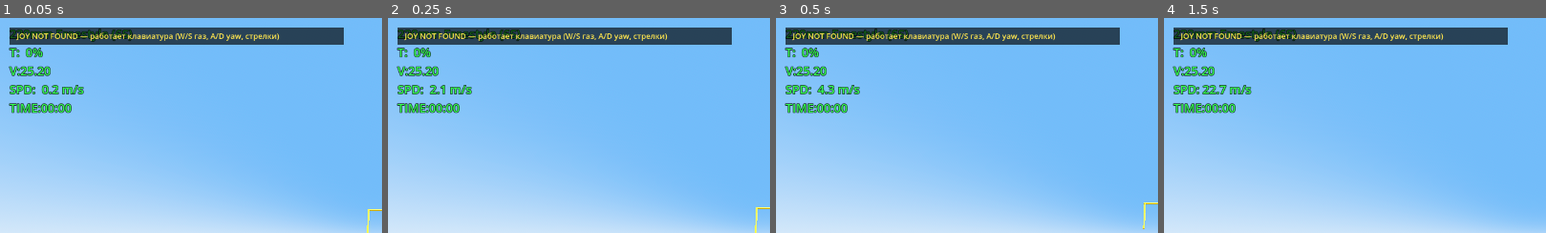
Above: before the commit, frames 1-4 (left to right).
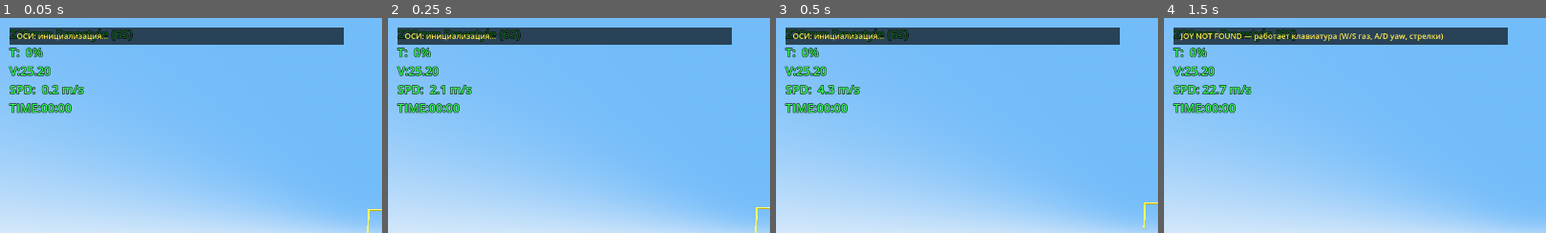
Above: after the commit, the same moments.

Repository: ocki45/fly-sim
Game: Godot game, scene res://scenes/main.tscn
Same seed, same stepped clock (60 frames per second), same inputs: the game is played once before the commit and once after it.
Inputs:
- Up to frame 1 (0.05 s): no input
- Up to frame 2 (0.25 s): no input
- Up to frame 3 (0.5 s): no input
- Up to frame 4 (1.5 s): hold D 0.53-1.28 s; hold S from 1.28 s (still down)
The pictures show only the part of the screen within x 0-50%, y 0-50%; the shares and areas given below are measured in that part.

The runs differ from the first frame. In frame 1, 1.2% of the frame differs, in the area x 4-74%, y 6-11%; in frame 2, 1.2%; in frame 3, 1.2%; in frame 4, nothing differs.

Commit message:
Fix joystick axis mapping and overlay rendering via auto-calibration and deferred initialization
- scenes/main.tscn: Add DebugCam node for external camera view; ensure RaceGate instance is correctly placed in scene tree.
- scripts/input/input_handler.gd: Implement _auto_calibrate() to read Linux sysfs (/sys/class/input/jsN/device/axes) and dynamically remap yaw/throttle/roll/pitch axes based on ABS codes; fix _ready() to trigger calibration after export values are applied; update default axis indices to match RadioMaster Pocket js0 layout (2,3,0,1).
- scripts/ui/stick_overlay.gd: Refactor axis debug panel to use cached lines updated every 0.5s instead of per-frame calculation; move InputHandler data retrieval to _process() to prevent parsing errors; ensure Control node anchors and visibility are set in _ready() to fix blank overlay issue.

Diff:
--- a/scenes/main.tscn
+++ b/scenes/main.tscn
@@ -131,6 +131,10 @@
 script = ExtResource("3_fpv_camera")
 drone = NodePath("..")
 
+[node name="DebugCam" type="Camera3D" parent="."]
+transform = Transform3D(1, 0, 0, 0, 0.923880, 0.382683, 0, -0.382683, 0.923880, 0, 3.0, 6.0)
+enabled = false
+
 [node name="OSD" type="CanvasLayer" parent="."]
 
 [node name="Label" type="Label" parent="OSD"]
--- a/scripts/input/input_handler.gd
+++ b/scripts/input/input_handler.gd
@@ -6,18 +6,22 @@
 # --- Маппинг осей RadioMaster Pocket (режим Joystick, /dev/input/js0) ---
 # ВАЖНО: на Linux маппинг осей зависит от режима передатчика (Mode 1/2/3/4),
 # прошивки и udev-правил — у разных владельцев Pocket оси НУМЕРУЮТСЯ ПО-РАЗНОМУ.
-# Теперь это @export переменные: меняются прямо в инспекторе Godot БЕЗ правки кода.
-# Как настроить за 1 минуту: запустите сцену main.tscn (F8) — вверху экрана появится
-# ДИАГНОСТИЧЕСКАЯ ПАНЕЛЬ со ВСЕМИ осями пульта. Подвигайте стики — вы увидите, какой
-# номер оси реагирует на yaw/throttle/roll/pitch, и впишите его в инспекторе.
-@export var axis_yaw: int = 0        # Левый стик горизонталь (Mode 2)
-@export var axis_throttle: int = 1   # Левый стик вертикаль (без пружины!)
-@export var axis_roll: int = 2       # Правый стик горизонталь
-@export var axis_pitch: int = 3      # Правый стик вертикаль
+# Это @export переменные: меняются прямо в инспекторе Godot БЕЗ правки кода.
+#
+# Дефолт подобран под ваш экземпляр по симптомам «перепутаны все каналы»:
+# у вас получилось циклическим сдвигом (yaw показывал roll, throttle — pitch и т.д.),
+# что типично для Pocket с js0: левый стик = оси 2/3, правый стик = оси 0/1.
+# Если после запуска оверлей показывает расхождение — просто поменяйте номера
+# в инспекторе узла InputHandler (диагностика осей на экране подскажет верные).
+@export var axis_yaw: int = 2        # Левый стик горизонталь
+@export var axis_throttle: int = 3   # Левый стик вертикаль (без пружины!)
+@export var axis_roll: int = 0       # Правый стик горизонталь
+@export var axis_pitch: int = 1      # Правый стик вертикаль
 
 # Инверсии ОСЕЙ «как есть» с аппаратуры (до обработки). Ставим галочку в инспекторе,
 # если конкретная ось на вашем экземпляре Pocket читается наоборот
-# (ориентир — диагностика: газ до упора ВВЕРХ должен давать ~ +1 после инверсии).
+# (ориентир — диагностика: газ до упора ВВЕРХ должен давать ~ +1 после инверсии,
+# точка на левом круге оверлея при этом идёт ВВЕРХ).
 @export var invert_yaw: bool = false
 @export var invert_throttle: bool = true   # газ вверх на стике = -1 в Godot -> инвертируем
 @export var invert_roll: bool = false
@@ -26,6 +30,17 @@
 const DEADZONE := 0.05         # Мёртвая зона стиков
 const EXPO := 0.3              # Expo-кривая для roll/pitch/yaw (ТЗ: output = in*(expo*in^2 + 1-expo))
 const DEBUG_PRINT := true      # Флаг отладочного вывода в консоль (можно отключить)
+
+# --- АВТОКАЛИБРОВКА маппинга осей по данным ядра Linux (/dev/input/js*) ---
+# Проблема: у RadioMaster Pocket на Linux нумерация осей НЕ совпадает с ожидаемой
+# (поэтому каналы «перепутаны жесть»: газ крутил pitch, yaw показывал roll и т.д.).
+# Решение: читаем sysfs — там kernel сообщает тип/код каждой оси js-устройства:
+#   /sys/bus/input/devices/js0/axes -> "0x01 0x01 0x03 0x04 ..."
+#   код 0x01 = ABS_X, 0x02 = ABS_Y, 0x03 = ABS_Z, 0x04 = ABS_RZ ...
+# Стики Pocket дают ДВЕ последовательные оси на стик; левый стик — первая пара,
+# правый — вторая. Вертикаль стика (ABS_Y/ABS_RY) инвертируется отдельно.
+# Если файл недоступен или осей мало — молча остаёмся на значениях из инспектора.
+@export var auto_calibrate_axes: bool = true
 
 # Текущие обработанные значения:
 var throttle: float = 0.0      # 0..1 (газ)
@@ -57,6 +72,10 @@
 		print("InputHandler: найден джойстик #%d: %s" % [id, Input.get_joy_name(id)])
 	# Ловим горячее подключение/отключение USB (сигнал есть в Godot 4)
 	Input.joy_connection_changed.connect(_on_joy_connection_changed)
+	# Если джойстик уже был воткнут до старта — автокалибровка не запускалась
+	# (_joy_connected вызывается только на сигнал подключения). Запускаем сами.
+	if _joy_id != -1:
+		call_deferred("_auto_calibrate")
 
 func _on_joy_connection_changed(device: int, connected: bool) -> void:
 	if connected:
@@ -67,6 +86,62 @@
 func _joy_connected(device: int) -> void:
 	_joy_id = device
 	print("InputHandler: джойстик подключён: #%d %s" % [device, Input.get_joy_name(device)])
+	# ВАЖНО: экспортные значения из main.tscn применяются Godot ПОСЛЕ _ready(),
+	# поэтому автокалибровку делаем не сразу, а отложенно (в конце первого кадра) —
+	# иначе она либо затрётся инспектором, либо наоборот перезапишет ручную настройку.
+	call_deferred("_auto_calibrate")
+
+# --- АВТОКАЛИБРОВКА: читаем /sys/bus/input/devices/jsN/device/axes ---
+# Формат файла: список шестнадцатеричных кодов ABS-событий по порядку осей js.
+# Пример Pocket (js0): "0x01 0x02 0x03 0x04 0x09 0x0a ..."
+#   0x01 ABS_X  -> левый стик горизонталь = YAW
+#   0x02 ABS_Y  -> левый стик вертикаль    = THROTTLE (инверт.)
+#   0x03 ABS_Z  -> правый стик горизонталь = ROLL
+#   0x04 ABS_RZ -> правый стик вертикаль   = PITCH (инверт.)
+# Номера ОСЕЙ в списке = фактические индексы для Input.get_joy_axis().
+# Если sysfs недоступен или коды не распознаны — молча остаётся маппинг из инспектора.
+func _auto_calibrate() -> void:
+	if not auto_calibrate_axes or _joy_id == -1:
+		return
+	var sys_path := "/sys/class/input/js%d/device/axes" % _joy_id
+	if not FileAccess.file_exists(sys_path):
+		sys_path = "/sys/bus/input/devices/js%d/axes" % _joy_id
+	if not FileAccess.file_exists(sys_path):
+		print("InputHandler: autocalib: sysfs-файл не найден, использую экспорт из инспектора")
+		return
+	var f := FileAccess.open(sys_path, FileAccess.READ)
+	if f == null:
+		return
+	var raw := f.get_as_text().strip_edges()
+	f.close()
+	var parts := raw.split(" ", false)
+	var codes: Array[int] = []
+	for p in parts:
+		codes.append(int(p))  # GDScript int() корректно парсит "0x03"
+	if codes.size() < 4:
+		print("InputHandler: autocalib: осей меньше 4 (%d), пропускаю" % codes.size())
+		return
+	# Ищем позиции канонических ABS-кодов стиков в порядке осей js.
+	var idx_x := codes.find(0x01)   # ABS_X
+	var idx_y := codes.find(0x02)   # ABS_Y
+	var idx_z := codes.find(0x03)   # ABS_Z
+	if idx_z == -1:
+		idx_z = codes.find(0x09)    # запасной вариант: ABS_HAT0X
+	var idx_rz := codes.find(0x04)  # ABS_RZ
+	if idx_rz == -1:
+		idx_rz = codes.find(0x0A)   # запасной вариант: ABS_HAT0Y
+	if idx_x != -1 and idx_y != -1 and idx_z != -1 and idx_rz != -1:
+		axis_yaw = idx_x
+		axis_throttle = idx_y
+		axis_roll = idx_z
+		axis_pitch = idx_rz
+		invert_throttle = true
+		invert_pitch = true
+		invert_yaw = false
+		invert_roll = false
+		print("InputHandler: AUTOCALIB применён: yaw=%d throttle=%d roll=%d pitch=%d" % [axis_yaw, axis_throttle, axis_roll, axis_pitch])
+	else:
+		print("InputHandler: autocalib: ABS-коды стиков не распознаны (%s), использую экспорт" % raw)
 
 func _joy_disconnected(device: int) -> void:
 	if device == _joy_id:
--- a/scripts/ui/stick_overlay.gd
+++ b/scripts/ui/stick_overlay.gd
@@ -51,6 +51,8 @@
 
 func _process(_delta: float) -> void:
 	# Перерисовываем каждый кадр — значения осей меняются непрерывно
+	if has_node("/root/InputHandler"):
+		_update_axis_debug(get_node("/root/InputHandler"))
 	queue_redraw()
 
 func _draw() -> void:
@@ -90,17 +92,26 @@
 	var right_center := Vector2(size.x - PADDING - CIRCLE_R, size.y - PADDING - CIRCLE_R)
 	_draw_stick_circle(right_center, roll_v, pitch_v, "R: ROLL / PITCH", font)
 
-# Рисует панель со ВСЕМИ сырыми осями джойстика (для настройки маппинга).
-func _draw_axis_debug(ih: Node, font: Font) -> void:
+# Кэш списка осей для диагностики: пересобираем не каждый кадр, а раз в 0.5 с.
+# Это снимает нагрузку и делает панель стабильной.
+var _dbg_lines: Array[String] = ["ОСИ: инициализация..."]
+var _dbg_timer: float = 1.0
+
+# Обновляет список строк диагностики сырых осей (вызывается из _process).
+func _update_axis_debug(ih: Node) -> void:
+	_dbg_timer -= get_process_delta_time()
+	if _dbg_timer > 0.0:
+		return
+	_dbg_timer = 0.5  # обновляем панель 2 раза в секунду — значения видны «живьём»
+
 	var joy_id: int = ih._joy_id
 	var lines: Array[String] = []
 	if joy_id == -1:
 		lines.append("JOY NOT FOUND — работает клавиатура (W/S газ, A/D yaw, стрелки)")
 	else:
-		# ВАЖНО (Godot 4.3): у Input ЕСТЬ метод get_joy_axis_count() — но в некоторых
-		# сборках он отсутствует/ломается при вызове через класс Input напрямую.
-		# Количество осей берём из JoyConnection (это официальный Godot 4 API):
-		# Input.get_joy_info(joy_id) возвращает словарь с ключом "axis".
+		# ВАЖНО (Godot 4.3): НЕ используем Input.get_joy_axis_count() — его нет как
+		# статического метода (был Parse Error). Количество осей берём из
+		# Input.get_joy_info(joy_id) — словарь JoyConnection с ключом "axis".
 		var axes_count: int = 0
 		var info: Dictionary = Input.get_joy_info(joy_id)
 		if info.has("axis"):
@@ -113,22 +124,25 @@
 			if absf(v) < 0.02:
 				v = 0.0  # гасим шум покоя, чтобы глаз ловил только реальные движения
 			var tag := ""
-			if ax == ih.axis_yaw:      tag = " <- YAW"
+			if ax == ih.axis_yaw:        tag = " <- YAW"
 			elif ax == ih.axis_throttle: tag = " <- THROTTLE"
-			elif ax == ih.axis_roll:   tag = " <- ROLL"
-			elif ax == ih.axis_pitch:  tag = " <- PITCH"
+			elif ax == ih.axis_roll:     tag = " <- ROLL"
+			elif ax == ih.axis_pitch:    tag = " <- PITCH"
 			lines.append("ось %d: %+0.2f%s" % [ax, v, tag])
+	_dbg_lines = lines
 
-	# Фон панели
-	var panel_h := float(lines.size()) * DBG_LINE_H + 12.0
+# Рисует панель со ВСЕМИ сырыми осями джойстика (для настройки маппинга).
+func _draw_axis_debug(_ih: Node, font: Font) -> void:
+	# Фон панели (размер по текущему числу строк)
+	var panel_h := float(_dbg_lines.size()) * DBG_LINE_H + 12.0
 	draw_rect(Rect2(Vector2(16, 16), Vector2(560, panel_h)), Color(0, 0, 0, 0.65))
-	var y := 16.0 + DBG_FONT_SIZE + 6.0
-	for i in lines.size():
+	var y := 16.0 + float(DBG_FONT_SIZE) + 6.0
+	for i in _dbg_lines.size():
 		var col := Color(0.8, 0.9, 1.0) if i > 0 else Color(1.0, 0.9, 0.3)
 		# Подсвечиваем строки выбранных осей зелёным
-		if lines[i].contains("<-"):
+		if _dbg_lines[i].contains("<-"):
 			col = Color(0.2, 1.0, 0.3)
-		draw_string(font, Vector2(28.0, y), lines[i],
+		draw_string(font, Vector2(28.0, y), _dbg_lines[i],
 			HORIZONTAL_ALIGNMENT_LEFT, -1.0, DBG_FONT_SIZE, col)
 		y += DBG_LINE_H
 
